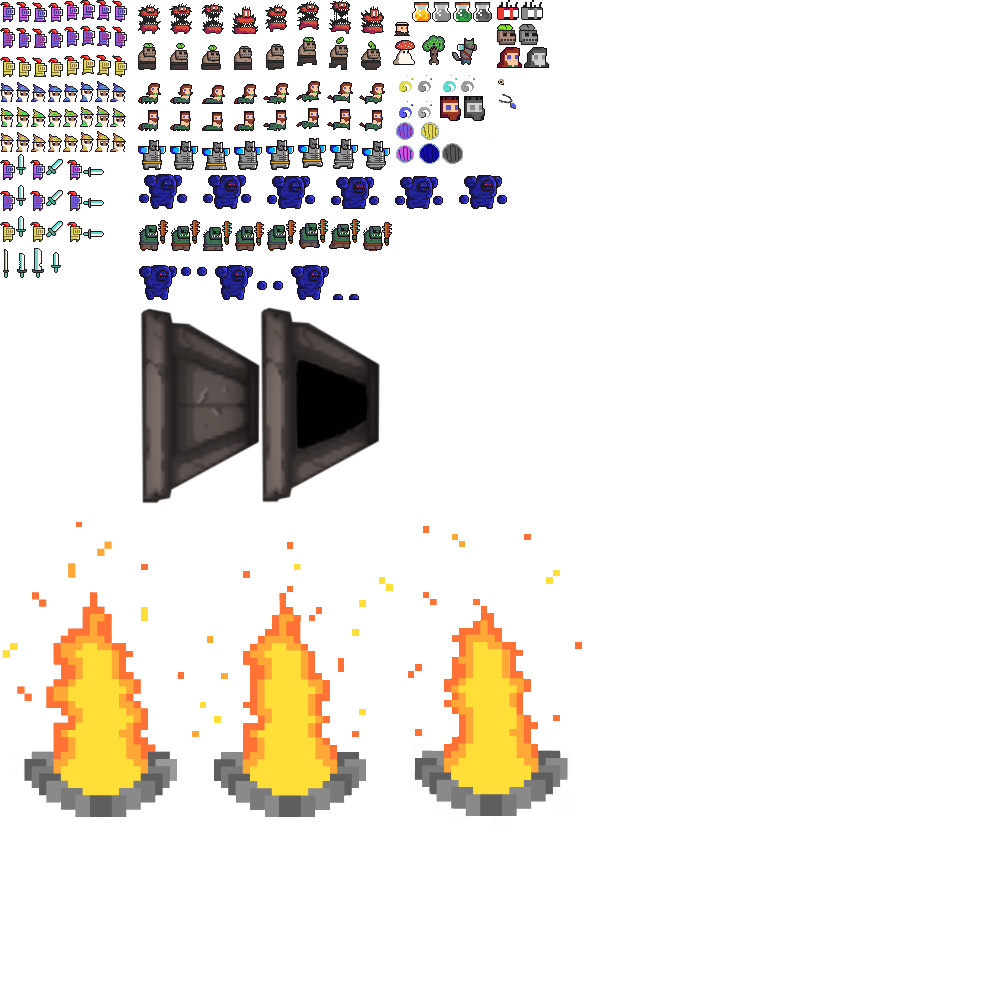
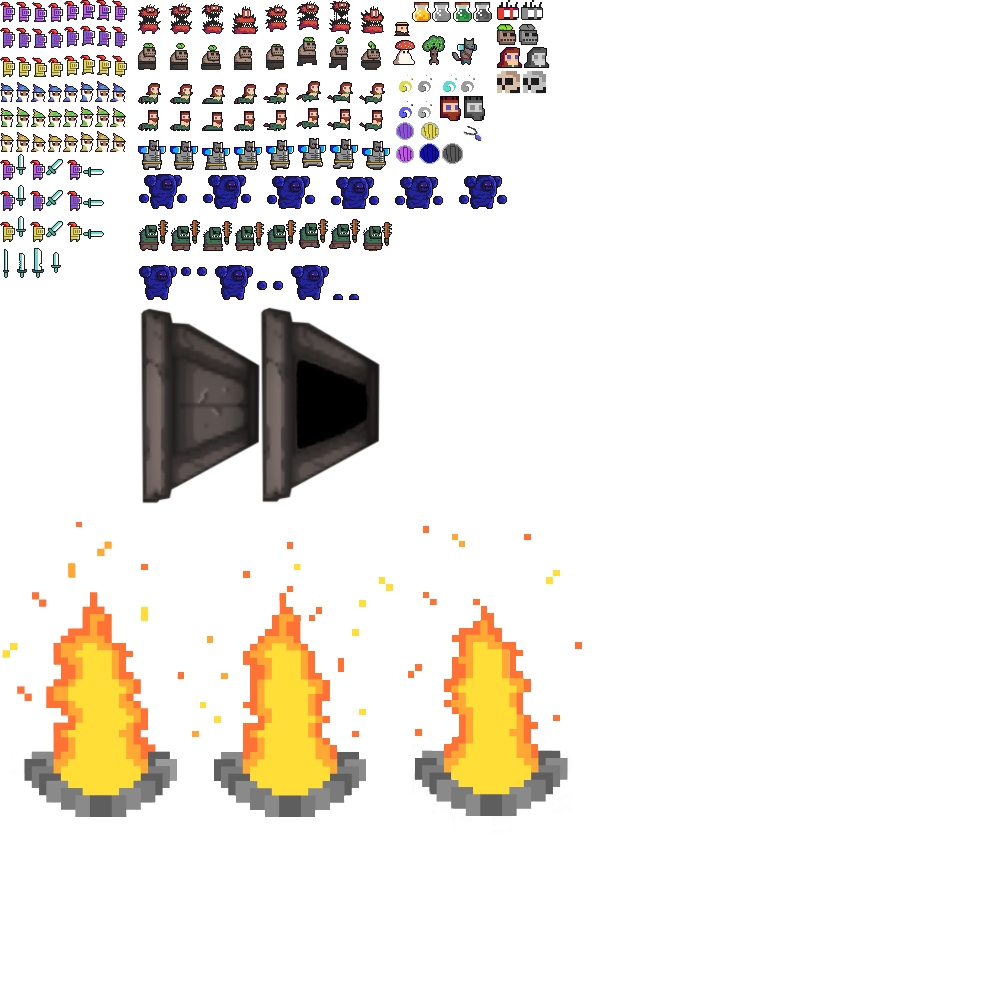
Layers edited between the first and the second 1000×1000 image:
painted on "Background" over [463, 70, 546, 141]
